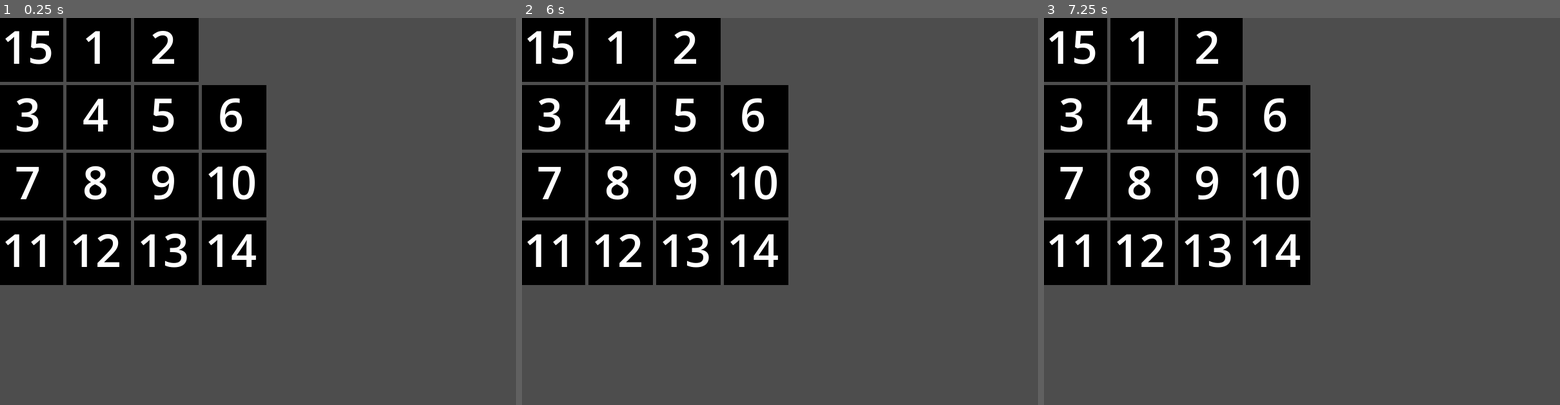
Above: before the commit, frames 1-3 (left to right).
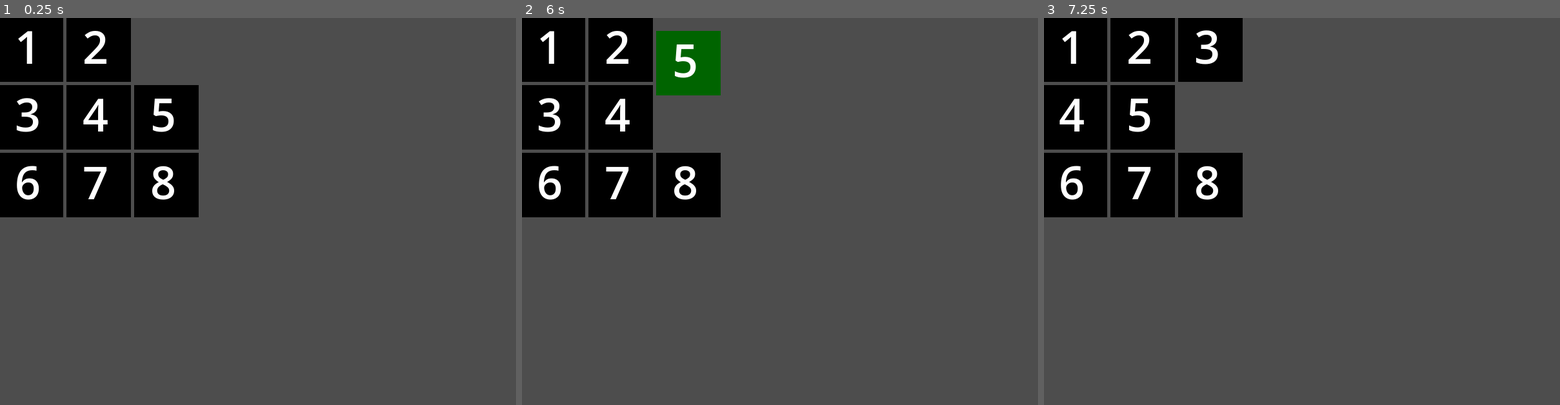
Above: after the commit, the same moments.

Repository: opensourceame/slider
Game: Godot game, scene res://scenes/Game.tscn
Two runs of this game, one before a commit and one after it. Both use one fixed random seed, a clock stepped at 60 frames per second and the inputs below.
Inputs (mouse positions are in pixels of both pictures, inside the frame that each line leads up to):
- Up to frame 1 (0.25 s): no input
- Up to frame 2 (6 s): tap Enter (ui_accept) at 0.5, 0.77, 1.25, 1.52, 2, 2.75, 3.02, 3.5, 3.77, 4.25, 4.52 s; move the mouse to (893, 192) at 0.52 s; click (893, 192) at 0.67 s; move the mouse to (676, 230) at 1.27 s; click (676, 230) at 1.42 s; move the mouse to (831, 126) at 2.02 s; click (831, 126) at 2.17 s; move the mouse to (754, 288) at 2.77 s; click (754, 288) at 2.92 s; move the mouse to (934, 269) at 3.52 s; click (934, 269) at 3.67 s; move the mouse to (625, 153) at 4.27 s; click (625, 153) at 4.42 s; move the mouse to (805, 211) at 5.02 s; click (805, 211) at 5.17 s; move the mouse to (702, 114) at 5.77 s; click (702, 114) at 5.92 s
- Up to frame 3 (7.25 s): tap Enter (ui_accept) at 6.02, 6.77 s; move the mouse to (1415, 192) at 6.52 s; click (1415, 192) at 6.67 s

The runs differ from the first frame. In frame 1, 16% of the frame differs, in the area x 0-52%, y 0-69%; in frame 2, 18%; in frame 3, 16%.

Commit message:
instantiating tiles instead of just an array of numbers

Diff:
--- a/scripts/GameManager.gd
+++ b/scripts/GameManager.gd
@@ -1,16 +1,16 @@
 extends Node2D
 
-var grid_size = Vector2(4, 4)
+@onready var tile_scene = preload("res://scenes/Tile.tscn")
+
+var grid_size = Vector2(3, 3)
 var tile_size = 100
 var tiles = []
-var empty_position = Vector2(3, 0)
-var tile_scene: PackedScene
+var empty_position = Vector2(2, 0)
 var game_won = false
 var normal_style: StyleBox
 var highlight_style: StyleBox
 
 func _ready():
-	tile_scene = preload("res://scenes/Tile.tscn")
 	create_styles()
 	initialize_grid()
 	setup_tiles()
@@ -30,11 +30,14 @@
 	var index = 0
 	for y in range(grid_size.y):
 		for x in range(grid_size.x):
+			var t = tile_scene.instantiate()
 			if x == empty_position.x and y == empty_position.y:
-				tiles[y][x] = 0
+				t.set_number(0)
 			else:
-				tiles[y][x] = numbers[index - 1]
-				index += 1
+				t.set_number(numbers.pop_front())
+			tiles[y][x] = t
+
+
 
 func setup_tiles():
 	var spacing = 5
@@ -43,16 +46,16 @@
 
 	for y in range(grid_size.y):
 		for x in range(grid_size.x):
-			if tiles[y][x] == 0:
+			var tile = tiles[y][x]
+			if tiles[y][x].number == 0:
 				continue
 
-			var tile = tile_scene.instantiate()
+			#var tile = tile_scene.instantiate()
 			tile.position = Vector2(
 				start_x + x * (tile_size + spacing),
 				start_y + y * (tile_size + spacing)
 			)
 			tile.grid_position = Vector2(x, y)
-			tile.number = tiles[y][x]
 			add_child(tile)
 
 func _on_tile_pressed(tile):
@@ -63,22 +66,8 @@
 	print("space at   ", empty_position)
 
 	var tile_pos = tile.grid_position
-	if can_move(tile_pos):
-		# Calculate direction to empty space
-		var x_dir = empty_position.x - tile_pos.x
-		var y_dir = empty_position.y - tile_pos.y
-
-		# Call slide_tile with the calculated direction
-		slide_tile(tile, x_dir, y_dir)
-
-func can_move(position):
-	var diff = position - empty_position
-	return diff.length_squared() == 1
-
-func swap_with_empty(position):
-	var temp = tiles[position.y][position.x]
-	tiles[position.y][position.x] = tiles[empty_position.y][empty_position.x]
-	tiles[empty_position.y][empty_position.x] = temp
+	if in_line_with_empty(tile):
+		move_tiles_to_empty(tile)
 
 func check_win():
 	var expected = 1
@@ -86,7 +75,7 @@
 		for x in range(grid_size.x):
 			if y == grid_size.y - 1 and x == grid_size.x - 1:
 				return tiles[y][x] == 0
-			if tiles[y][x] != expected:
+			if tiles[y][x].number != expected:
 				return false
 			expected += 1
 	return true
@@ -165,7 +154,7 @@
 
 	# Check if target position is the empty space
 	if target_pos == empty_position:
-		swap_with_empty(tile_pos)
+		#swap_with_empty(tile_pos)
 
 		var spacing = 5
 		var start_x = 0
@@ -188,6 +177,49 @@
 		# Check win condition after animation completes
 		tween.tween_callback(check_win_after_move)
 
+func move_tiles_to_empty(clicked_tile: Tile):
+	var tile_pos = clicked_tile.grid_position
+
+	# Early exit if not in line with empty
+	if not in_line_with_empty(clicked_tile):
+		return
+
+	# Move tiles between clicked tile and empty space
+	if tile_pos.x == empty_position.x:  # Same column
+		var start_y = min(tile_pos.y, empty_position.y)
+		var end_y = max(tile_pos.y, empty_position.y)
+		# Move in reverse order (closest to empty first)
+		if tile_pos.y < empty_position.y:  # Clicked tile is above empty
+			for y in range(end_y - 1, start_y - 1, -1):
+				var tile_to_move = get_tile_at(Vector2(tile_pos.x, y))
+				if tile_to_move:
+					slide_tile(tile_to_move, 0, 1)
+		else:  # Clicked tile is below empty
+			for y in range(start_y + 1, end_y + 1):
+				var tile_to_move = get_tile_at(Vector2(tile_pos.x, y))
+				if tile_to_move:
+					slide_tile(tile_to_move, 0, -1)
+	else:  # Same row
+		var start_x = min(tile_pos.x, empty_position.x)
+		var end_x = max(tile_pos.x, empty_position.x)
+		# Move in reverse order (closest to empty first)
+		if tile_pos.x < empty_position.x:  # Clicked tile is left of empty
+			for x in range(end_x - 1, start_x - 1, -1):
+				var tile_to_move = get_tile_at(Vector2(x, tile_pos.y))
+				if tile_to_move:
+					slide_tile(tile_to_move, 1, 0)
+		else:  # Clicked tile is right of empty
+			for x in range(start_x + 1, end_x + 1):
+				var tile_to_move = get_tile_at(Vector2(x, tile_pos.y))
+				if tile_to_move:
+					slide_tile(tile_to_move, -1, 0)
+
+func get_tile_at(pos: Vector2) -> Tile:
+	for child in get_children():
+		if child is Tile and child.grid_position == pos:
+			return child
+	return null
+
 func shuffle_tiles():
 	for child in get_children():
 		if child is Tile:
--- a/scripts/Tile.gd
+++ b/scripts/Tile.gd
@@ -2,10 +2,15 @@
 class_name Tile
 
 @onready var background = $Background
-@onready var label = $Label
+@onready var label 		= $Label
+
+static func BLANK() -> Tile:
+	var t = preload("res://scenes/Tile.tscn").instantiate()
+	t.number = 0
+	return t
 
 var number : int = 0
-var grid_position = Vector2()
+var grid_position = Vector2.ZERO
 
 func _ready():
 	background.gui_input.connect(_on_gui_input)
@@ -32,7 +37,7 @@
 
 func set_number(value):
 	number = value
-	update_display()
+	return self
 
 func update_display():
 	if number > 0:
Binary file added: images/pepper.jpg
Not shown, added: images/pepper.jpg.import
